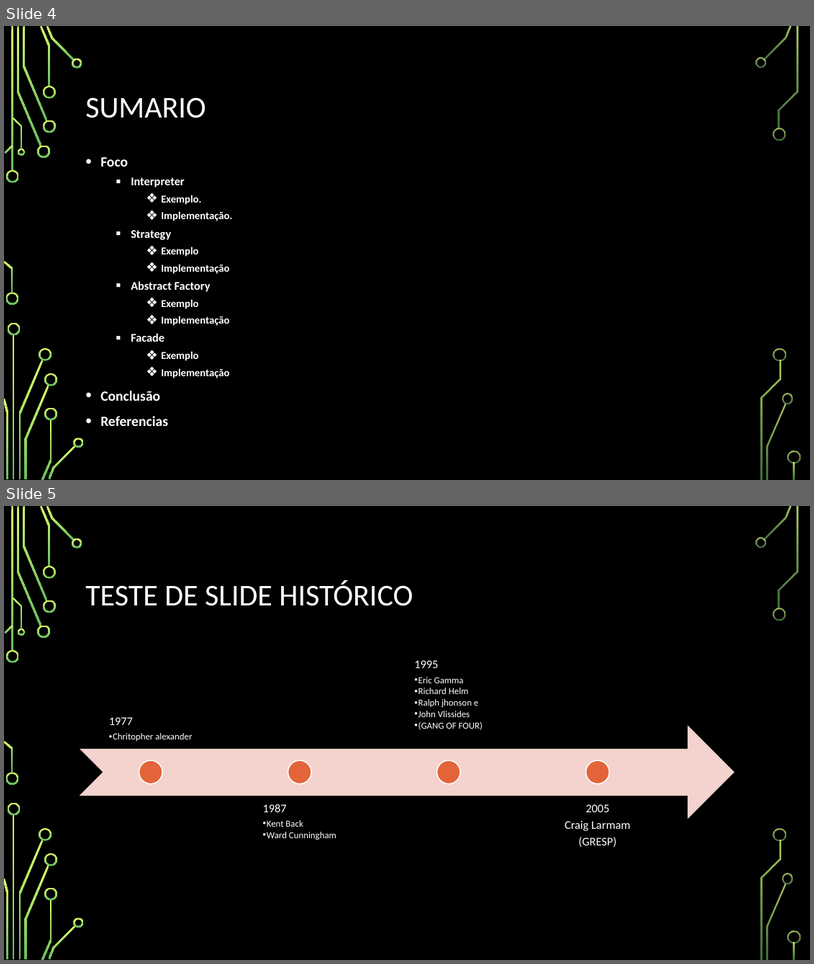
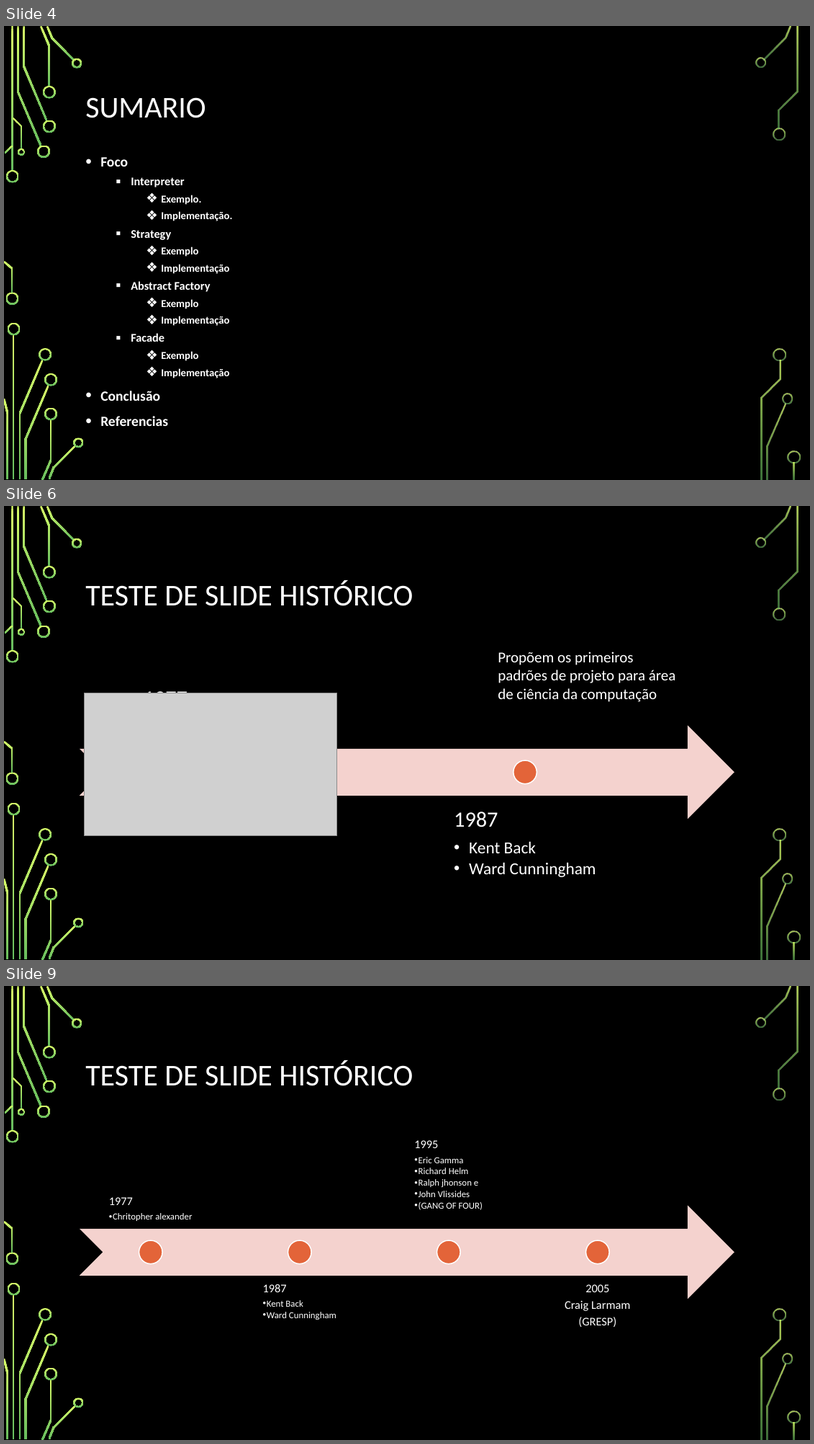
Before and after one commit to Emeson-Santos/Seminario-de-Engenharia---padroes-GoF, a slide deck: PADRÃO DE PROJETO (STRATEGY E INTERPRETER).PPTX. Shown one above the other, each under a label of ours: slides 4 and 5 before the commit, slides 4, 6 and 9 after it; the slides between them are not shown. The pictures are 814x964 and 814x1444 pixels, drawn with LibreOffice and Linux fonts; fonts in the diff are those of the drawing; grey boxes stand for pictures; background and template pictures are left out. Boxes give left, top, right and bottom in pixels: in the first picture for what was removed or moved away, otherwise in the second. Text is boxed around its words. In the diff, an @@ line names an element or a change of style, - is before the commit and + after.

```diff
--- a/PADRÃO DE PROJETO (STRATEGY E INTERPRETER).PPTX
+++ b/PADRÃO DE PROJETO (STRATEGY E INTERPRETER).PPTX
@@ slide 6 added at <box>4,506,810,960</box>, background picture (left out); not listed: 36 template elements that a slide beside it also shows @@
@@ title added at <box>85,580,413,606</box>, 36 pt, text #FFFFFF @@
+TESTE DE SLIDE HISTÓRICO
@@ text added at <box>498,651,676,702</box>, 18 pt, text #FFFFFF @@
+Propõem os primeiros padrões de projeto para área de ciência da computação
@@ picture added at <box>84,693,337,836</box> @@
@@ group added at <box>80,687,735,877</box>: 2 texts, 1 notched right arrow, 1 ellipse @@
+1977
+  •• Chritopher alexander
+1987
+  •• Kent Back
+  •• Ward Cunningham
@@ what was slide 5 is now slide 9 @@
```
Also in this commit, not shown: 13 slides changed, 5 other slides added.
